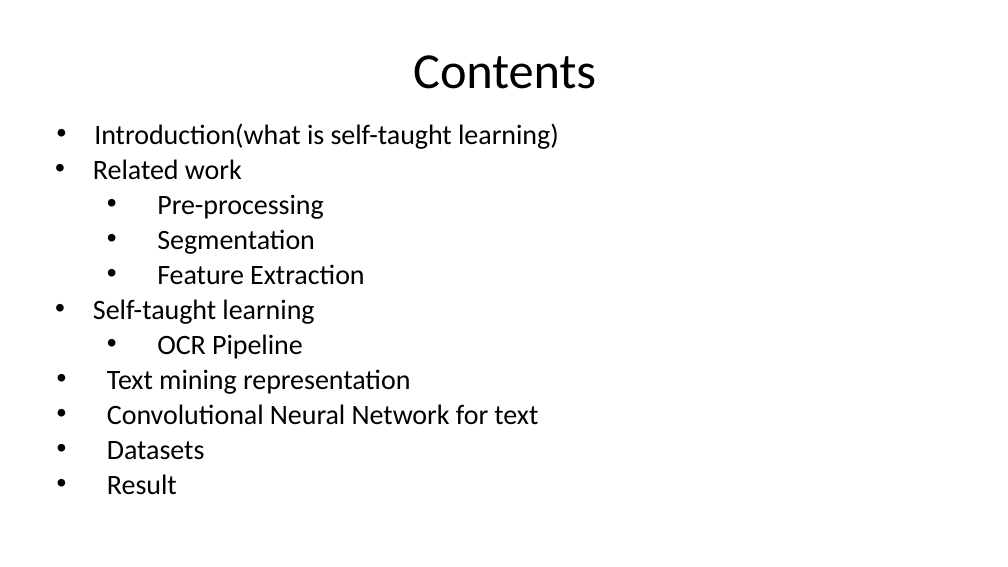
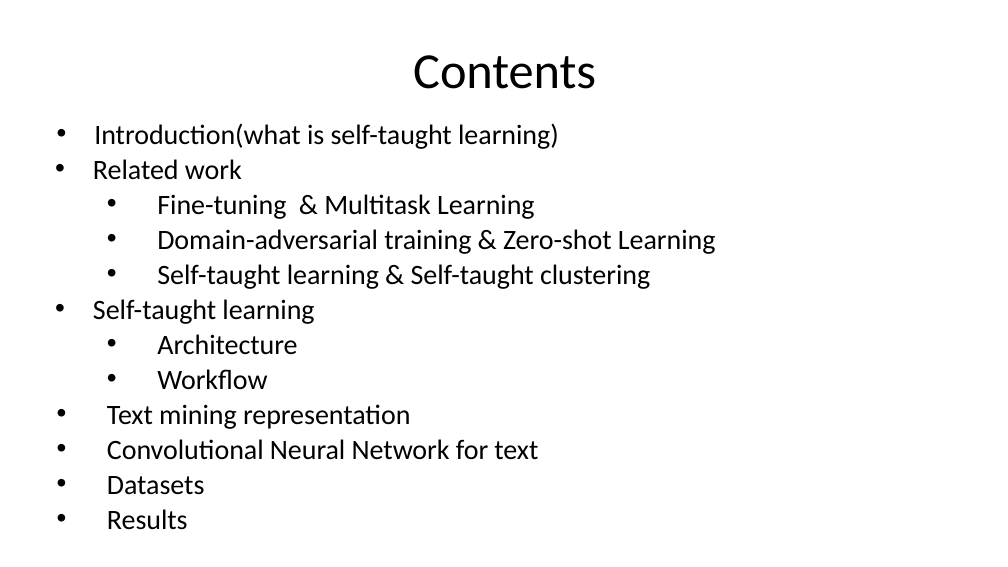
Before and after one commit to CMWENLIU/fast_tensor, a slide deck: slide 2 of efs/Artificial neural network based Self-taught leaning on text mining.pptx. Drawn at 1008x567 pixels with LibreOffice and Linux fonts; fonts in the diff are those of the drawing. Boxes give left, top, right and bottom in pixels: in the first picture for what was removed or moved away, otherwise in the second. Text is boxed around its words. In the diff, an @@ line names an element or a change of style, - is before the commit and + after.

```diff
--- a/efs/Artificial neural network based Self-taught leaning on text mining.pptx
+++ b/efs/Artificial neural network based Self-taught leaning on text mining.pptx
@@ text at <box>157,194,716,289</box>: text changed @@
-  • Pre-processing
-  • Segmentation
-  • Feature Extraction
+  • Fine-tuning & Multitask Learning
+  • Domain-adversarial training & Zero-shot Learning
+  • Self-taught learning & Self-taught clustering
@@ text at <box>157,334,297,390</box>: text changed @@
-  • OCR Pipeline
+  • Architecture
+  • Workflow
@@ text at <box>107,509,188,530</box>: text changed @@
-• Result
+• Results
```
Also in this commit, not shown: 22 other slides changed, 41 slides added, 39 slides removed, 1 other file.
